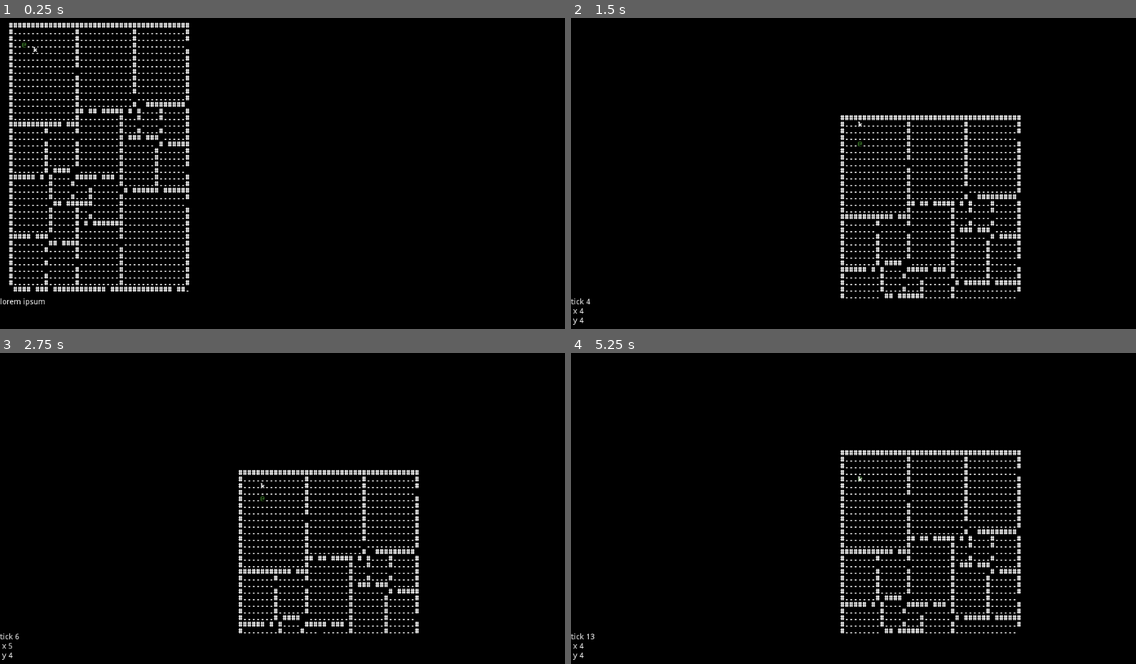
Above: before the commit, frames 1-4 (two rows, left to right).
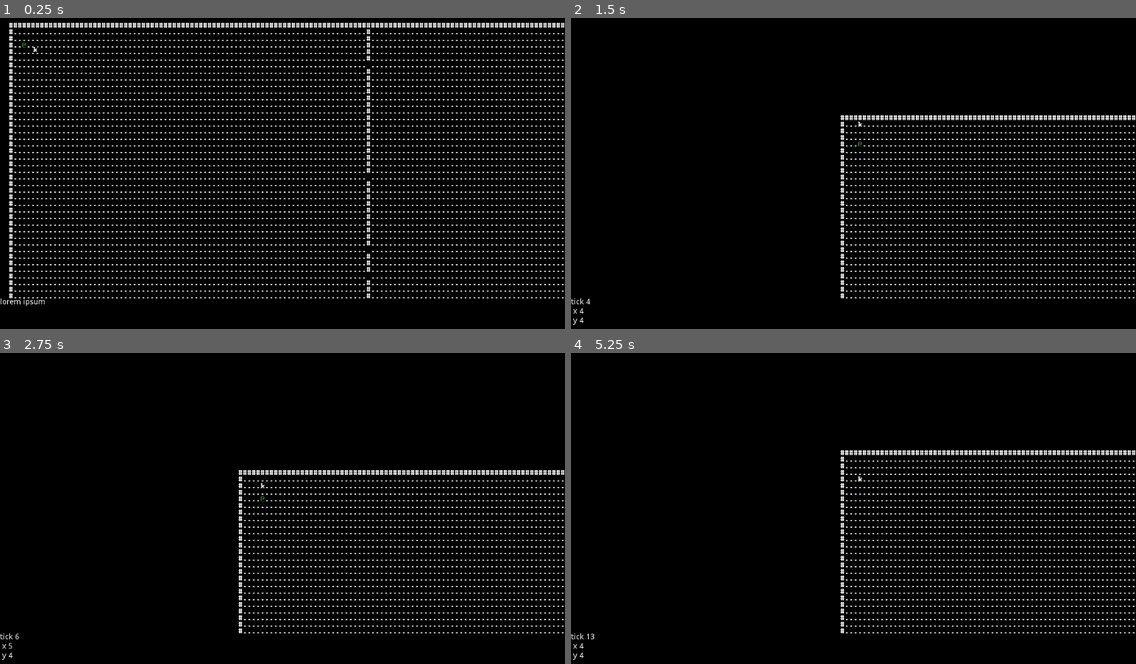
Above: after the commit, the same moments.

Repository: redxaxder/7DRL2022
Game: Godot game, scene res://scenes/root.tscn
The game is run twice, just before and just after one commit, with the same random seed, the same clock (stepped at 60 frames per second) and the same inputs.
Inputs:
- Up to frame 1 (0.25 s): no input
- Up to frame 2 (1.5 s): tap Enter at 0.5 s; hold Right (right) 0.53-1.28 s; hold Space (action) 0.53-1.28 s; hold Down (down) from 1.28 s (still down); tap . (pass) at 1.35 s
- Up to frame 3 (2.75 s): tap Enter at 2 s; release Down (down) at 2.03 s; hold Right (right) from 2.03 s (still down); hold Space (action) from 2.03 s (still down)
- Up to frame 4 (5.25 s): release Right (right) at 2.78 s; release Space (action) at 2.78 s; hold Up (up) 2.78-3.53 s; tap . (pass) at 2.85, 4.35 s; tap Enter at 3.5 s; hold Space (action) 3.53-4.28 s; hold Left (left) 3.53-5.03 s; hold Down (down) from 5.03 s (still down); hold Space (action) from 5.03 s (still down)

The runs differ from the first frame. In frame 1, 11% of the frame differs, in the area x 1-100%, y 1-91%; in frame 2, 3.7%; in frame 3, 3.6%; in frame 4, 3.7%.

Commit message:
dmap tuning

Diff:
--- a/scenes/root.gd
+++ b/scenes/root.gd
@@ -53,6 +53,7 @@
 		pc.position = SCREEN.dungeon_to_screen(x - pan.x,y - pan.y)
 		tick += 1
 		$hud/status_panel/text.text = "tick {0}\n x {1}\n y {2}".format([tick,x,y])
+		$terrain.update_dijkstra_map([Vector2(x,y)])
 		emit_signal(constants.END_PLAYER_TURN, pan, Vector2(x, y), $terrain)
 
 
--- a/scenes/terrain.gd
+++ b/scenes/terrain.gd
@@ -8,6 +8,7 @@
 var pan: Vector2 = Vector2(0,0)
 
 var contents: Array = []
+var dijkstra_map: Array = []
 # Declare member variables here. Examples:
 # var a = 2
 # var b = "text"
@@ -24,60 +25,69 @@
 func _ready():
 	randomize()
 
+func from_linear(ix: int) -> Vector2:
+	return Vector2(ix % width, ix / width)
+
 func to_linear(x,y) -> int:
 	return width * y + x
 
-func dijkstra_map(source: Vector2, dest: Array, map: Array) -> Array:
+func update_dijkstra_map(dest: Array):
 	var d_map: Array
 	d_map.clear()
 	d_map.resize(contents.size())
 	# initialize all non-wall things to a very high number
-	for i in range(map.size()):
-		if map[i] == '#':
+	for i in range(contents.size()):
+		if contents[i] == '#':
 			d_map[i] = null
 		else:
 			d_map[i] = 1000000
 	# initialize all destinations to 0
 	for v in dest:
 		d_map[to_linear(v.x, v.y)] = 0
-	var changed: bool = true
-	while changed:
-		changed = false
-		for x in range(width):
-			for y in range(height):
-				var i: int = to_linear(x, y)
+	var live: Array = []
+	var next: Array = []
+	for v in dest:
+		var ix = to_linear(v.x, v.y)
+		for n in neighbors(ix):
+			live.append(n)
+	var prev
+	var tmp
+	while live.size() > 0:
+		next.clear()
+		for i in live:
+			if i != prev:
+				prev = i
 				if d_map[i] != null:
-					var neighs: Array = neighbor_vals(x, y, d_map)
+					var ns = neighbors(i)
+					var neighs: Array = []
+					for n in ns:
+						var v = d_map[n]
+						if v != null:
+							neighs.push_back(d_map[n])
 					if neighs.size() > 0:
 						var m: int = array_min(neighs)
 						if d_map[i] and d_map[i] > m + 1:
 							d_map[i] = array_min(neighs) + 1
-							changed = true
-#	for y in range(height):
-#		var start: int = to_linear(0, y)
-#		var end: int = to_linear(width-1, y)
-#		printt(d_map.slice(start, end))
-	return d_map
+							if m <= 70:
+								for n in ns:
+									next.append(n)
+		tmp = live
+		live = next
+		next = tmp
+		next.sort()
+	dijkstra_map = d_map
 
-func neighbor_vals(x: int, y: int, map: Array) -> Array:
-	var arr: Array
-	arr.clear()
-	if x < width:
-		var e = map[to_linear(x + 1, y)]
-		if e !=	null:
-			arr.push_back(e)
-	if y < height - 1:
-		var s = map[to_linear(x, y + 1)]
-		if s != null:
-			arr.push_back(s)
-	if x > 0:
-		var w = map[to_linear(x - 1, y)]
-		if w != null:
-			arr.push_back(w)
-	if y > 0:
-		var n = map[to_linear(x, y - 1)]
-		if n != null:
-			arr.push_back(n)
+func neighbors(i: int) -> Array:
+	var arr: Array = []
+	var p = from_linear(i)
+	if p.x > 0:
+		arr.push_back(i-1)
+	if p.y > 0:
+		arr.push_back(i-width)
+	if p.x < width - 1:
+		arr.push_back(i+1)
+	if p.y < height - 1:
+		arr.push_back(i+width)
 	return arr
 
 func array_min(arr: Array) -> int:
@@ -88,7 +98,7 @@
 	return m
 
 func load_random_map():
-	var ix = (randi() % 263 + 1) * 100
+	var ix = 20000 # (randi() % 263 + 1) * 100
 	load_map(ix)
 
 func load_map_resource(ix):
--- a/sprites/knight.gd
+++ b/sprites/knight.gd
@@ -15,7 +15,7 @@
 	add_to_group(constants.MOBS)
 
 func on_turn(pc_x: int, pc_y: int, terrain):
-	var d_map = terrain.dijkstra_map(Vector2(self.pos.x, self.pos.y), [Vector2(pc_x, pc_y)], terrain.contents)
+	var d_map = terrain.dijkstra_map
 	var next = ai.seek_to_player(pc_x, pc_y, self.pos.x, self.pos.y, d_map, terrain)
 	self.pos = next
 
